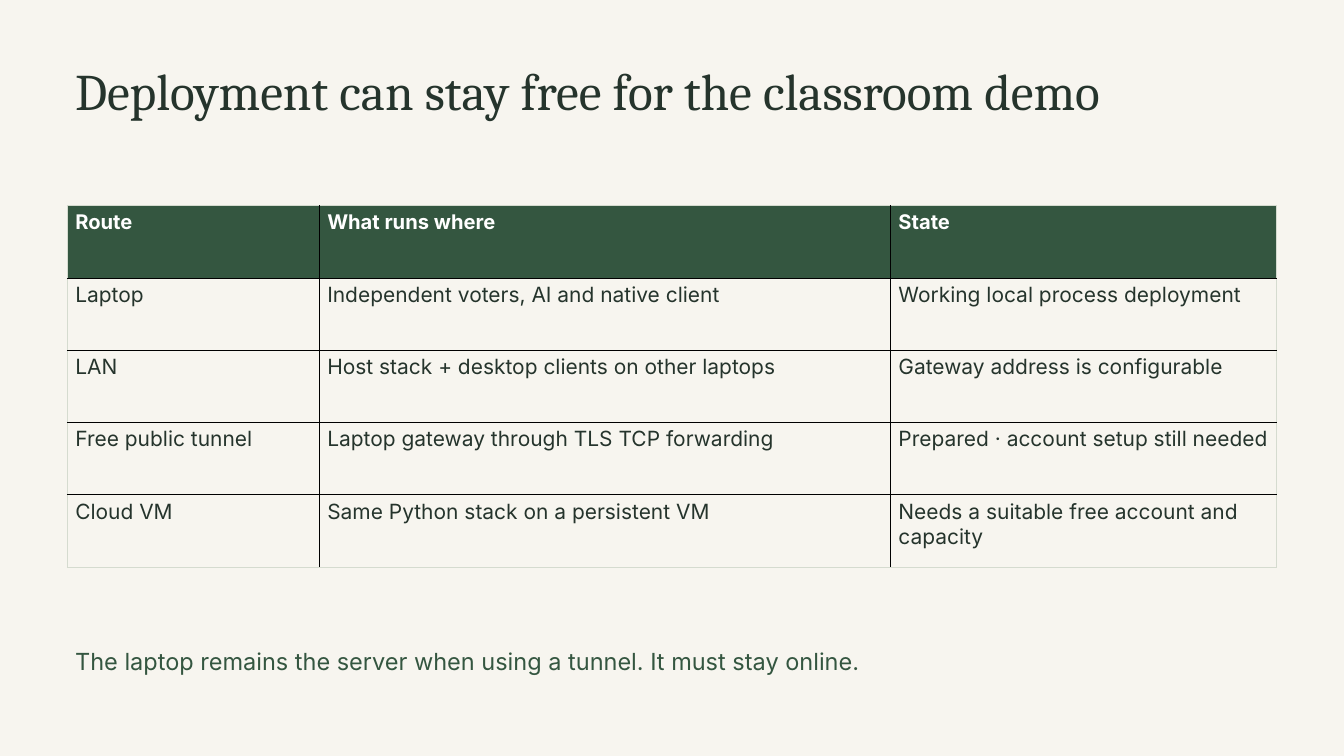
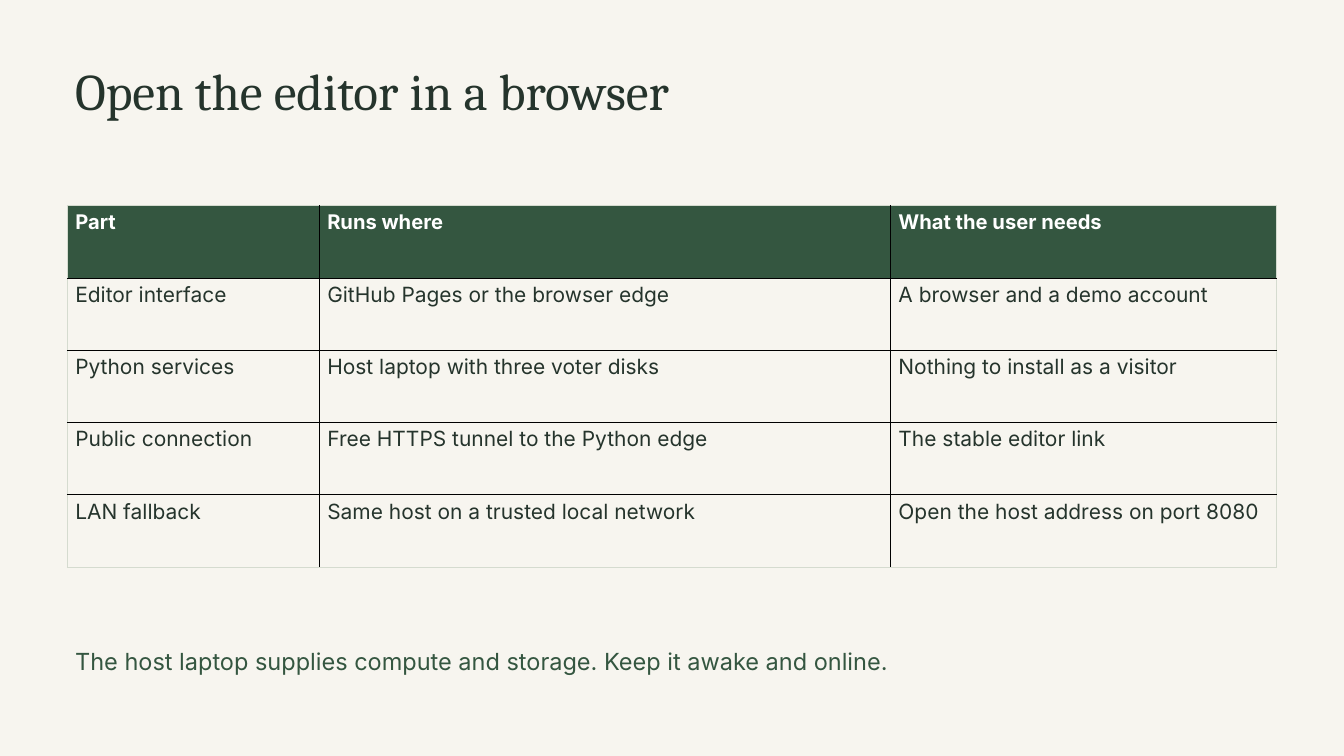
Before and after one commit to aryan1078/commonplace, a slide deck: slide 12 of docs/Commonplace-project.pptx. Drawn at 1344x756 pixels with LibreOffice and Linux fonts; fonts in the diff are those of the drawing. Boxes give left, top, right and bottom in pixels: in the first picture for what was removed or moved away, otherwise in the second. Text is boxed around its words. In the diff, an @@ line names an element or a change of style, - is before the commit and + after.

Commit message:
Add browser editor with isolated sessions and free public demo hosting

```diff
--- a/docs/Commonplace-project.pptx
+++ b/docs/Commonplace-project.pptx
@@ text at box(75, 74, 669, 121): text changed @@
-Deployment can stay free for the classroom demo
+Open the editor in a browser
@@ table at box(67, 206, 1275, 567) @@
-row 1: Route | What runs where | State
+row 1: Part | Runs where | What the user needs
-row 2: Laptop | Independent voters, AI and native client | Working local process deployment
+row 2: Editor interface | GitHub Pages or the browser edge | A browser and a demo account
-row 3: LAN | Host stack + desktop clients on other laptops | Gateway address is configurable
+row 3: Python services | Host laptop with three voter disks | Nothing to install as a visitor
-row 4: Free public tunnel | Laptop gateway through TLS TCP forwarding | Prepared · account setup still needed
+row 4: Public connection | Free HTTPS tunnel to the Python edge | The stable editor link
-row 5: Cloud VM | Same Python stack on a persistent VM | Needs a suitable free account and capacity
+row 5: LAN fallback | Same host on a trusted local network | Open the host address on port 8080
@@ text at box(75, 652, 888, 675): text changed @@
-The laptop remains the server when using a tunnel. It must stay online.
+The host laptop supplies compute and storage. Keep it awake and online.
```
Also in this commit, not shown: 2 other slides changed, 31 other files.
